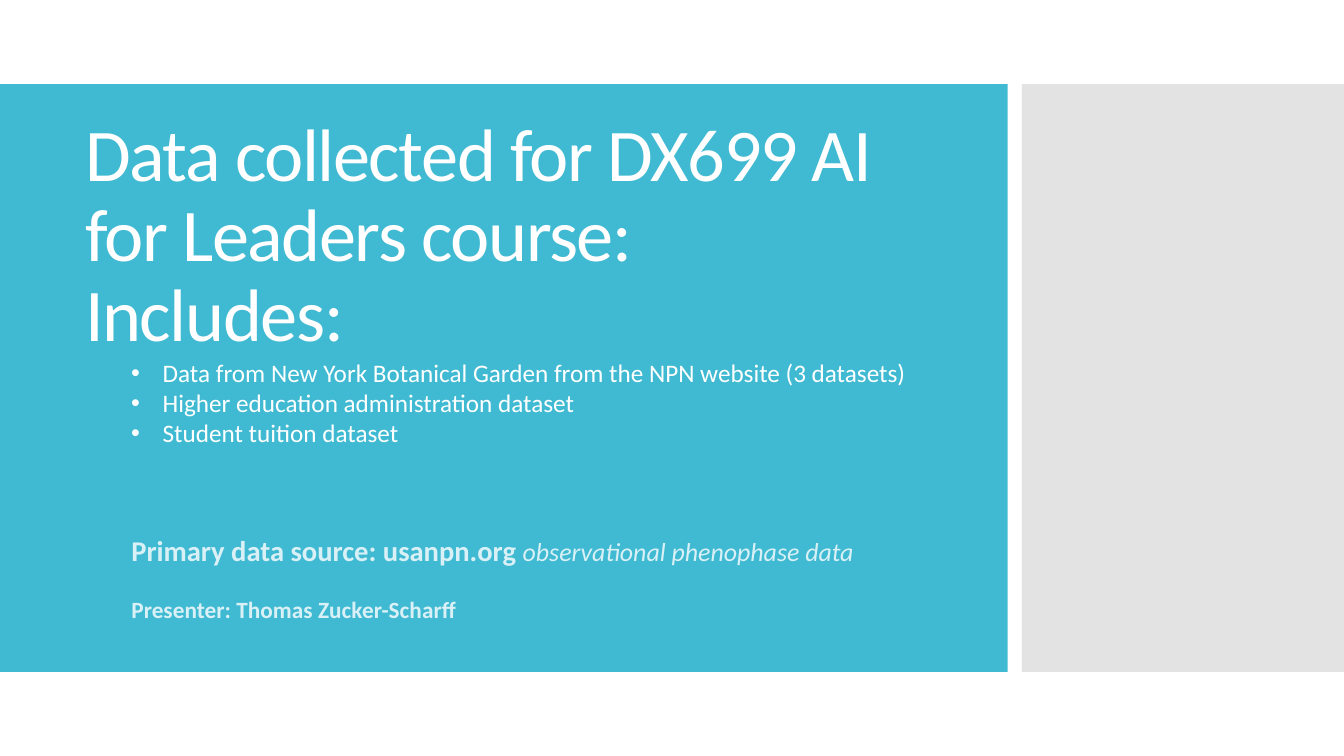
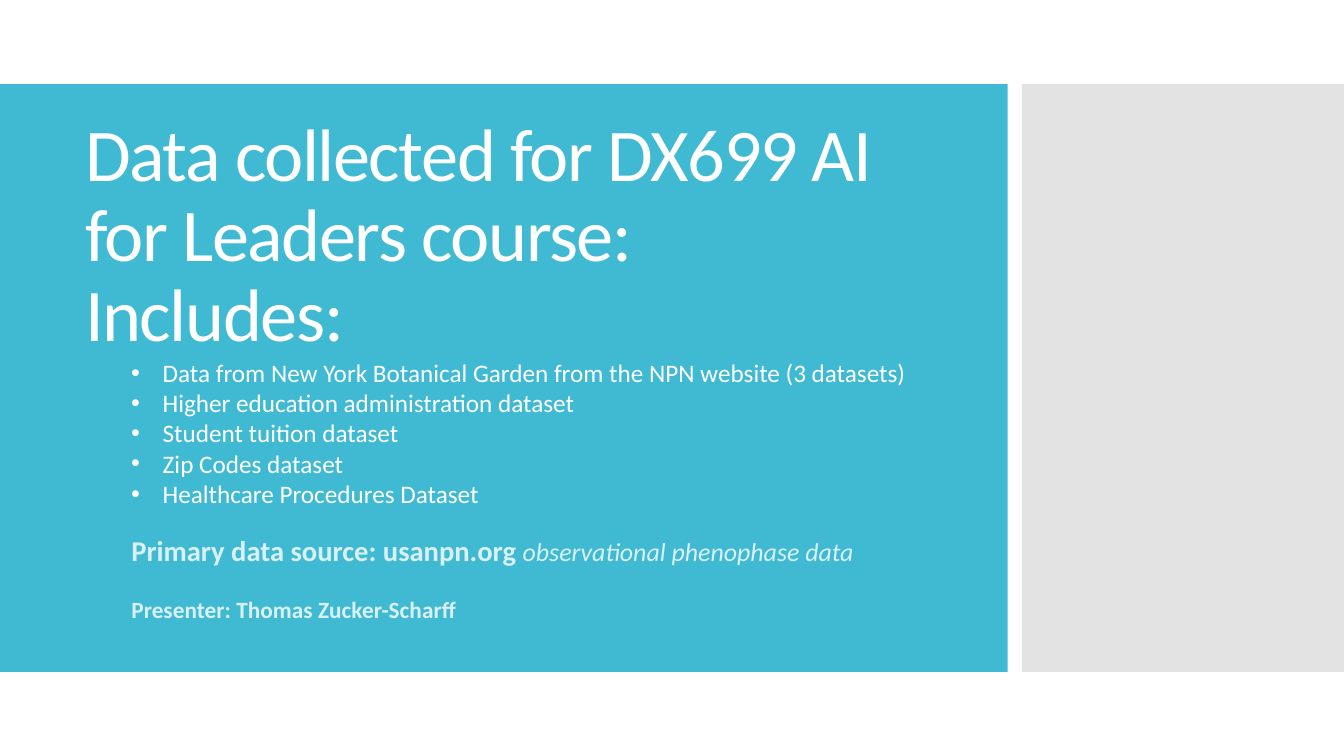
Before and after one commit to tzucker02/dx699_milestone1, a slide deck: slide 1 of usanpn dataset presentation for dx699 week 5.pptx. Drawn at 1344x756 pixels with LibreOffice and Linux fonts; fonts in the diff are those of the drawing. Boxes give left, top, right and bottom in pixels: in the first picture for what was removed or moved away, otherwise in the second. Text is boxed around its words. In the diff, an @@ line names an element or a change of style, - is before the commit and + after.

Commit message:
updated powerpoint to include all datasets

```diff
--- a/usanpn dataset presentation for dx699 week 5.pptx
+++ b/usanpn dataset presentation for dx699 week 5.pptx
@@ text at bbox=[163, 455, 478, 503]: paragraphs added @@
+• Zip Codes dataset
+• Healthcare Procedures Dataset
```
Also in this commit, not shown: 1 slide added.
